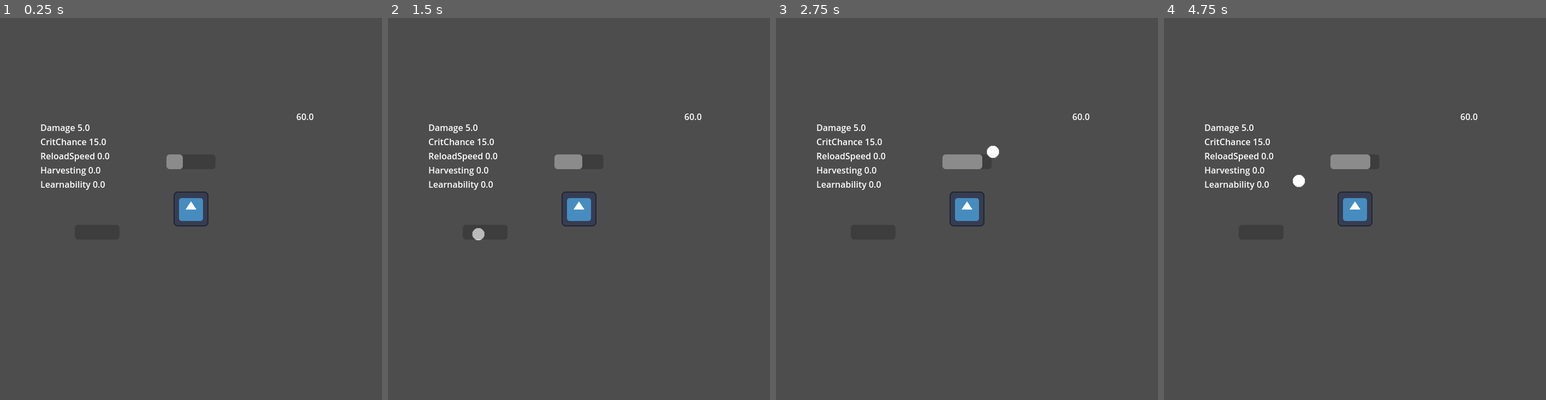
Above: before the commit, frames 1-4 (left to right).
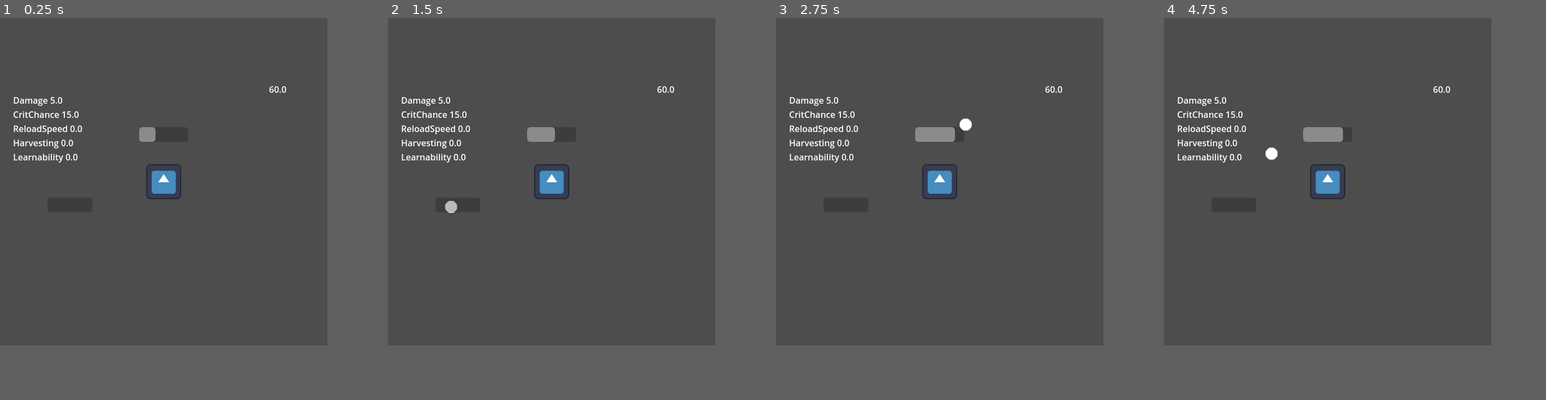
Above: after the commit, the same moments.

Repository: Iviv122/spacefortress
Game: Godot game, scene res://gameplay.tscn
Same seed, same stepped clock (60 frames per second), same inputs: the game is played once before the commit and once after it. The engine's default icon, where the game draws it, is replaced by a stand-in: a white triangle on a blue panel in a dark square.
Inputs (mouse positions are in pixels of both pictures, inside the frame that each line leads up to):
- Up to frame 1 (0.25 s): no input
- Up to frame 2 (1.5 s): tap Enter at 0.5 s; move the mouse to (663, 189) at 0.52 s; move the mouse to (502, 228) at 1.27 s
- Up to frame 3 (2.75 s): move the mouse to (1005, 124) at 2.02 s
- Up to frame 4 (4.75 s): move the mouse to (1335, 285) at 2.77 s; move the mouse to (1469, 266) at 3.52 s; move the mouse to (1240, 151) at 4.27 s
The window is 700x700 before the commit and 600x600 after it. Grey fills any space a smaller window leaves; there, only what the larger window draws over its background counts as a difference.

The runs differ from the first frame. In frame 1, 2.5% of the frame differs, in the area x 3-83%, y 17-55%; in frame 2, 2.9%; in frame 3, 3.2%; in frame 4, 3.1%.

Commit message:
Window resize

Diff:
--- a/project.godot
+++ b/project.godot
@@ -17,8 +17,10 @@
 
 [display]
 
-window/size/window_width_override=700
-window/size/window_height_override=700
+window/size/viewport_width=600
+window/size/viewport_height=600
+window/size/window_width_override=600
+window/size/window_height_override=600
 
 [editor_plugins]
 
